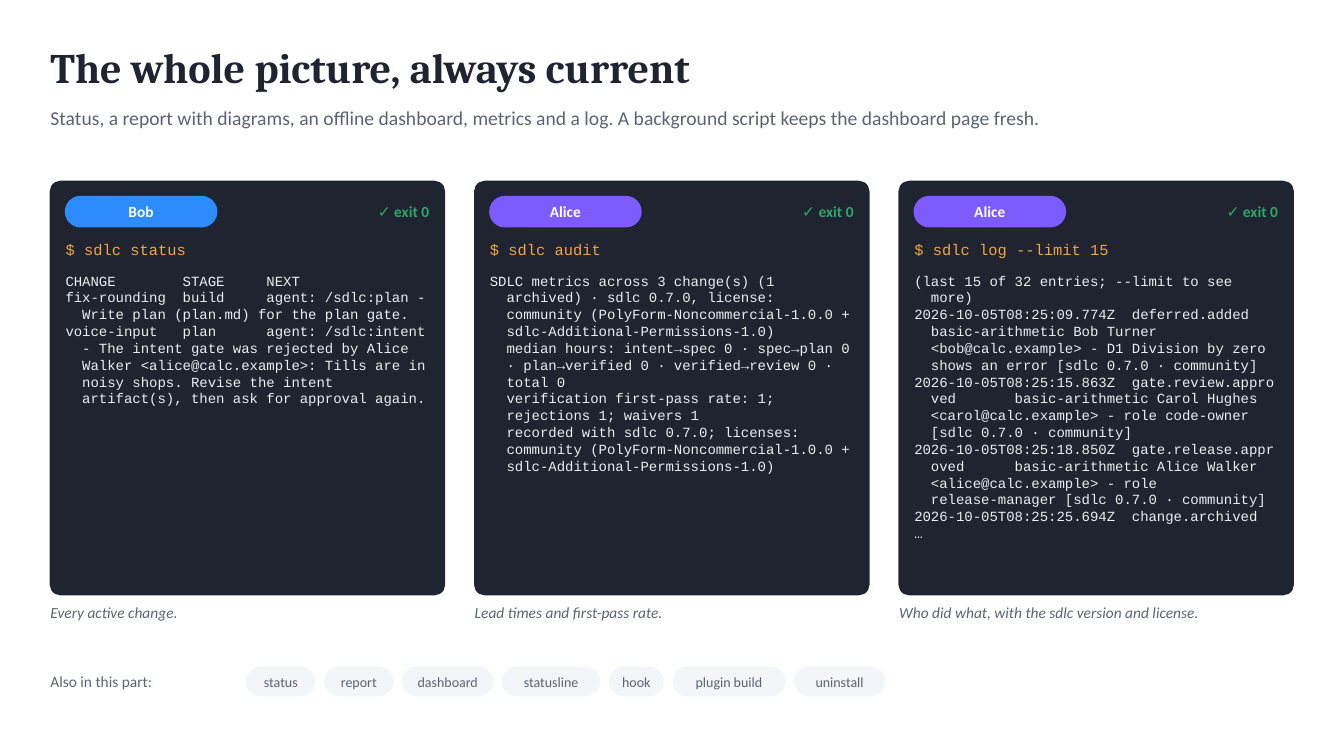
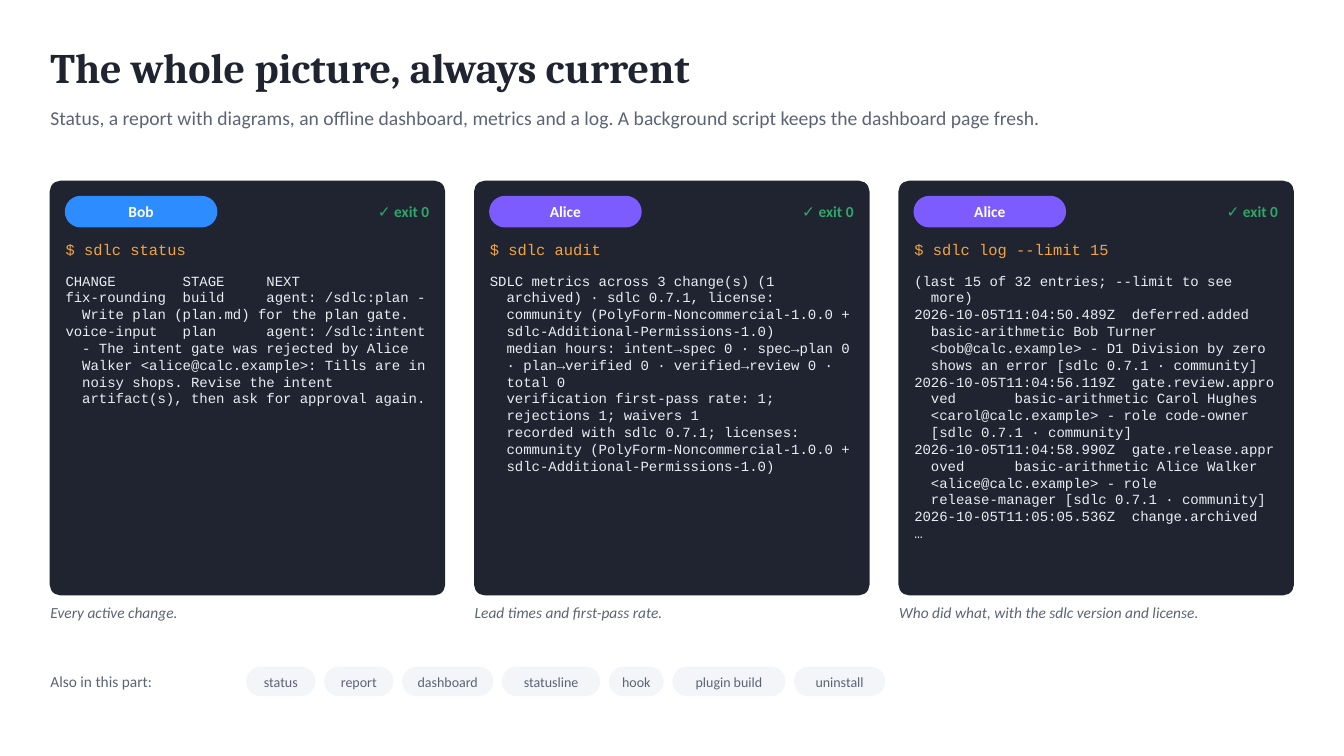
Before and after one commit to marin-ai-tech/sdlc, a slide deck: slide 18 of docs/demo/sdlc-calculator-demo.en.pptx. Drawn at 1344x756 pixels with LibreOffice and Linux fonts; fonts in the diff are those of the drawing. Boxes give left, top, right and bottom in pixels: in the first picture for what was removed or moved away, otherwise in the second. Text is boxed around its words. In the diff, an @@ line names an element or a change of style, - is before the commit and + after.

Commit message:
fix: OpenCode checks no longer slip through; init makes the project AI-ready (0.7.1)
- OpenCode: a failed check no longer lets the call through. On Windows
  OpenCode sometimes kills the plugin's sdlc hook run after a few
  milliseconds, and the plugin took every failure for "sdlc is not
  installed", so an edit of a protected file could pass unchecked. A failed
  check now runs once more and then blocks the call with the reason; only a
  missing CLI is let through, with a warning.
- A refused human decision gives the exact command to run in your own
  terminal and explains that a ! command in the OpenCode or Claude Code chat
  runs in the agent's shell, so it counts as the agent's.
- sdlc init makes the project AI-ready: an empty folder gets the agent
  documents at once (and the offer of git init); an existing project gets a
  diagnosis and the choice to build the AI-ready project in a new git
  worktree in a folder you name, leaving the working copy untouched, or to
  adapt in place. Flags: --layout scaffold|adapt|worktree|none, --worktree,
  --git-init; only a person may build the worktree.

```diff
--- a/docs/demo/sdlc-calculator-demo.en.pptx
+++ b/docs/demo/sdlc-calculator-demo.en.pptx
@@ text at (507,292,775,305): text changed @@
-archived) · sdlc 0.7.0, license:
+archived) · sdlc 0.7.1, license:
@@ text at (914,309,1249,319): text changed @@
-2026-10-05T08:25:09.774Z deferred.added
+2026-10-05T11:04:50.489Z deferred.added
@@ text at (914,360,1274,390): text changed @@
-shows an error [sdlc 0.7.0 · community]
-2026-10-05T08:25:15.863Z gate.review.appro
+shows an error [sdlc 0.7.1 · community]
+2026-10-05T11:04:56.119Z gate.review.appro
@@ text at (507,427,799,440): text changed @@
-recorded with sdlc 0.7.0; licenses:
+recorded with sdlc 0.7.1; licenses:
@@ text at (914,427,1274,457): text changed @@
-[sdlc 0.7.0 · community]
-2026-10-05T08:25:18.850Z gate.release.appr
+[sdlc 0.7.1 · community]
+2026-10-05T11:04:58.990Z gate.release.appr
@@ text at (914,494,1266,524): text changed @@
-release-manager [sdlc 0.7.0 · community]
-2026-10-05T08:25:25.694Z change.archived
+release-manager [sdlc 0.7.1 · community]
+2026-10-05T11:05:05.536Z change.archived
```
Also in this commit, not shown: 6 other slides changed, 50 other files.
